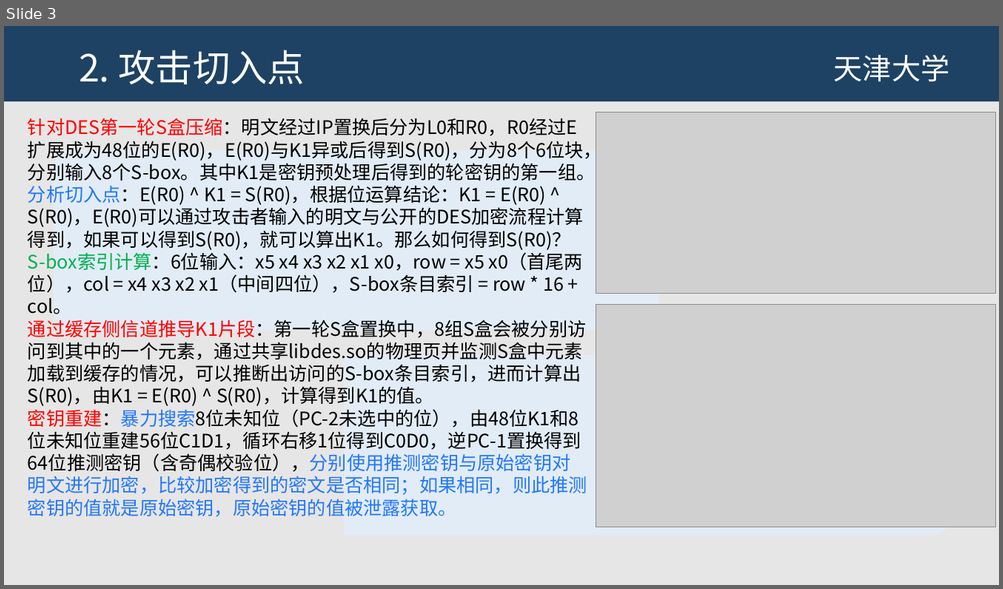
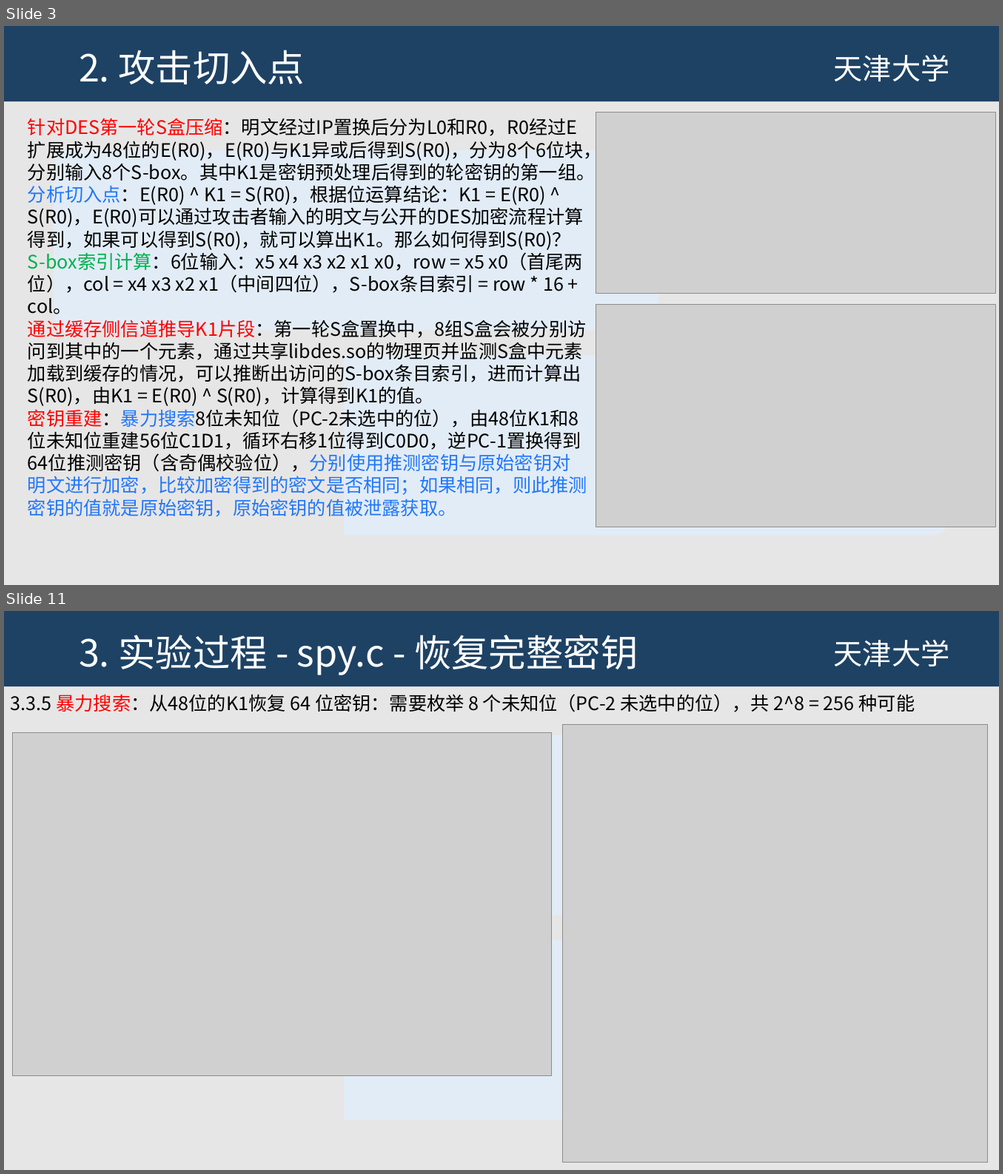
Before and after one commit to JHM2004/amd-microarch-side-channel-testbed, a slide deck: 第3次组会-flush and reload code-2026-02-/第3次组会.pptx. Shown one above the other, each under a label of ours: slide 3 before the commit, slides 3 and 11 after it; the slides between them are not shown. The pictures are 1003x589 and 1003x1174 pixels, drawn with LibreOffice and Linux fonts; fonts in the diff are those of the drawing; grey boxes stand for pictures; background and template pictures are left out. Boxes give left, top, right and bottom in pixels: in the first picture for what was removed or moved away, otherwise in the second. Text is boxed around its words. In the diff, an @@ line names an element or a change of style, - is before the commit and + after.

```diff
--- a/第3次组会-flush and reload code-2026-02-/第3次组会.pptx
+++ b/第3次组会-flush and reload code-2026-02-/第3次组会.pptx
@@ slide 11 added at (4, 611, 999, 1170), background #E7E6E6; not listed: 2 template elements that a slide beside it also shows @@
@@ title added at (79, 635, 637, 675), 36 pt, text #FFFFFF @@
+3. 实验过程 - spy.c - 恢复完整密钥
@@ text added at (11, 694, 915, 712), 18 pt, text #000000 @@
+3.3.5 暴力搜索：从48位的K1恢复 64 位密钥：需要枚举 8 个未知位（PC-2 未选中的位），共 2^8 = 256 种可能
@@ picture added at (13, 732, 552, 1076) @@
@@ picture added at (562, 724, 987, 1162) @@
```
Also in this commit, not shown: 3 slides changed, 6 other slides added, 4 slides removed, 2 other files.
